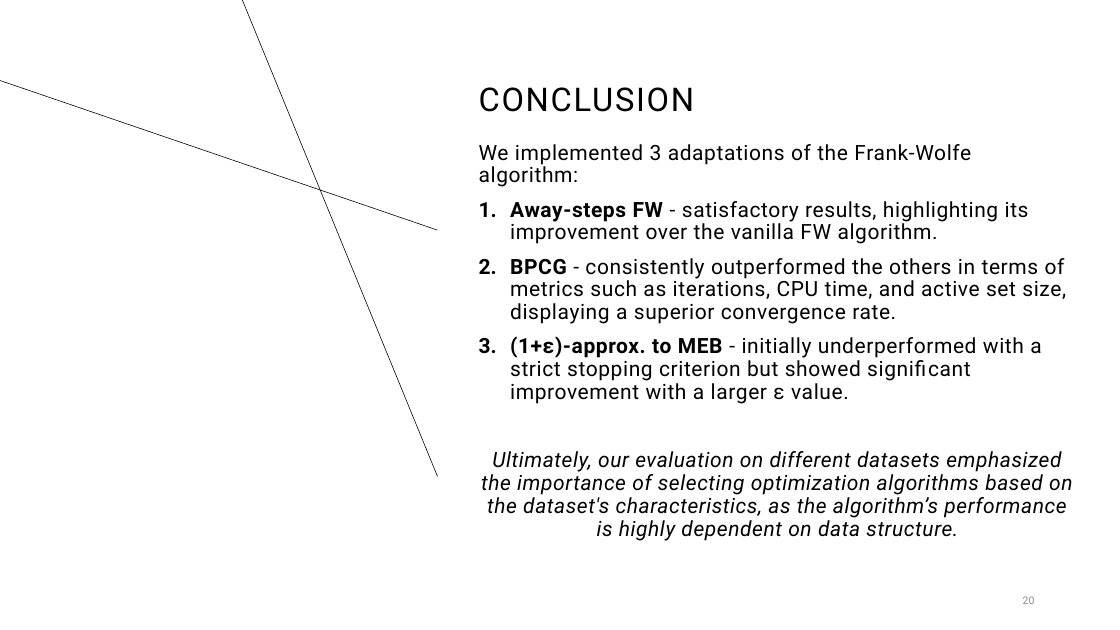
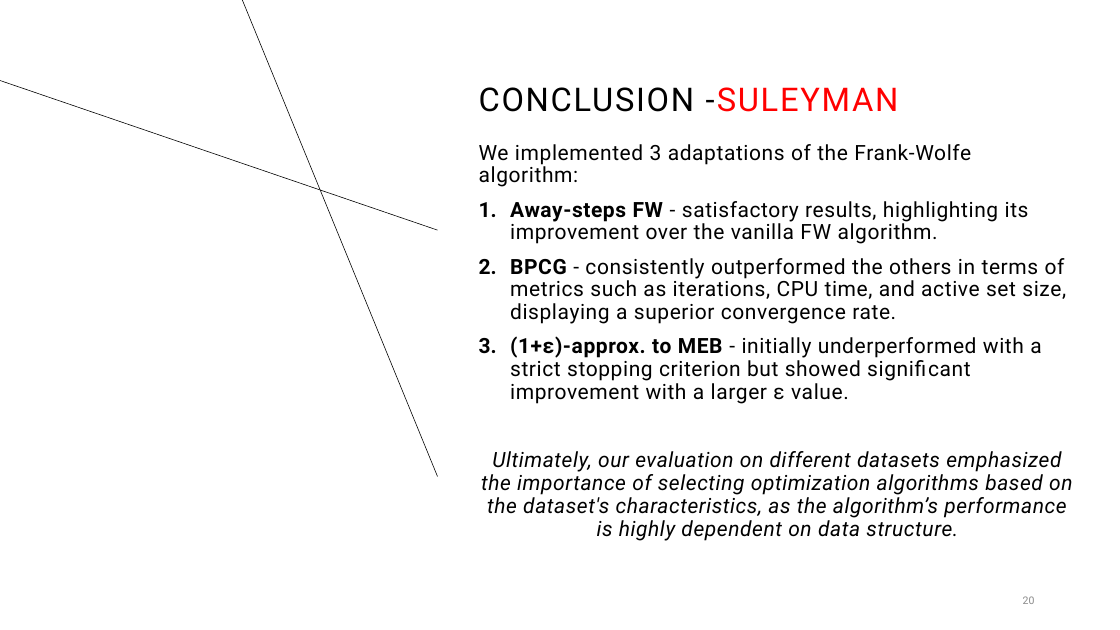
Before and after one commit to suleymanerim1/MEB_FrankWolfe_Optimization, a slide deck: slide 20 of Theory/Minimum Enclosing Ball for FW_Updated.pptx. Drawn at 1120x630 pixels with LibreOffice and Linux fonts; fonts in the diff are those of the drawing. Boxes give left, top, right and bottom in pixels: in the first picture for what was removed or moved away, otherwise in the second. Text is boxed around its words. In the diff, an @@ line names an element or a change of style, - is before the commit and + after.

```diff
--- a/Theory/Minimum Enclosing Ball for FW_Updated.pptx
+++ b/Theory/Minimum Enclosing Ball for FW_Updated.pptx
@@ title at (479,87,899,112): text changed @@
-CONCLUSION
+CONCLUSION -SULEYMAN
```
Also in this commit, not shown: 11 other slides changed.
